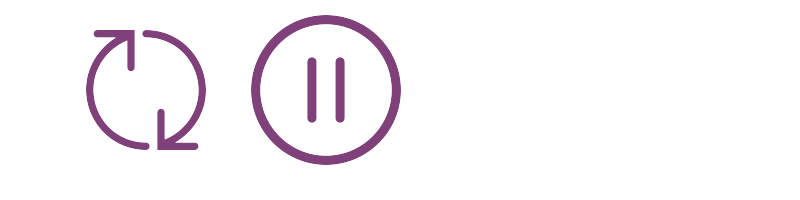
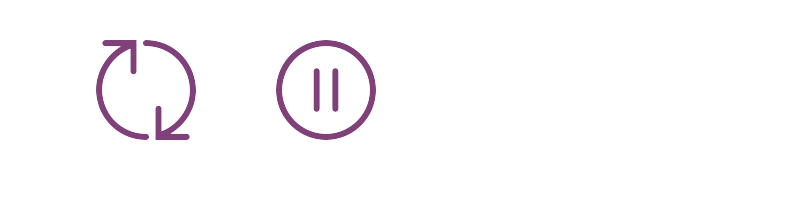
Revision of a layered w=800, h=200 image; what changed, layer by layer:
painted on "Shuffle" over [86, 30, 206, 150]
painted on "Pause" over [251, 15, 401, 165]
